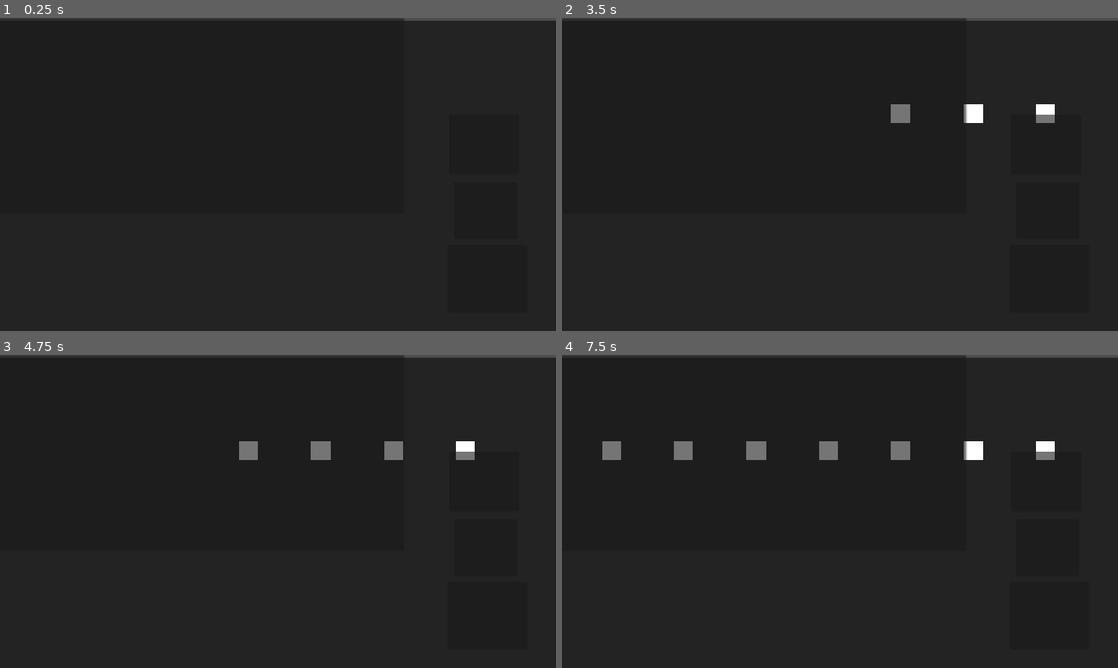
Above: before the commit, frames 1-4 (two rows, left to right).
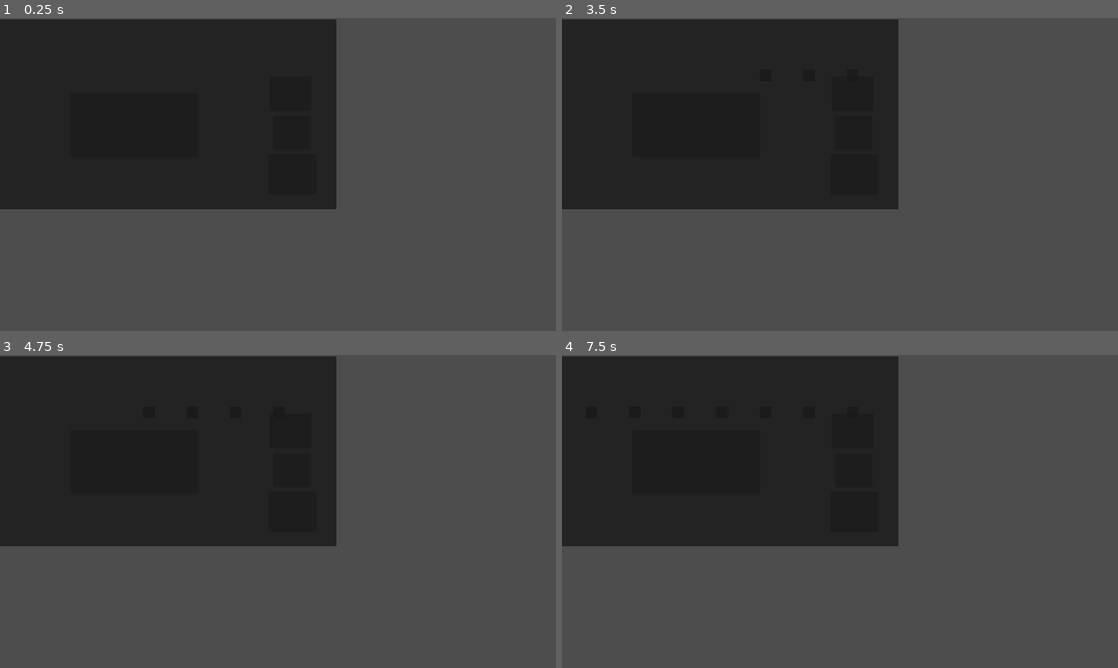
Above: after the commit, the same moments.

Repository: Josedecald/Logistica
Game: Godot game, scene res://scenes/game/Game.tscn
Two runs of this game, one before a commit and one after it. Both use one fixed random seed, a clock stepped at 60 frames per second and the inputs below. This scene is started directly instead of the project's main scene.
Inputs (mouse positions are in pixels of both pictures, inside the frame that each line leads up to; where the layout moved, square brackets give the same spot in the first picture):
- Up to frame 1 (0.25 s): no input
- Up to frame 2 (3.5 s): tap Enter at 0.5 s; move the mouse to (1045, 146) at 0.52 s; click (1045, 146) at 0.67 s; click (862, 74) [1062, 111] at 1.25 s; click (873, 74) at 2.02 s; click (840, 74) at 2.77 s
- Up to frame 3 (4.75 s): click (244, 411) at 3.52 s; click (216, 411) at 4.27 s
- Up to frame 4 (7.5 s): click (745, 411) at 5.02 s; click (712, 411) at 5.77 s; click (678, 411) at 6.52 s; click (645, 411) at 7.27 s

The runs differ from the first frame. In frame 1, 63% of the frame differs, in the area x 0-100%, y 0-100%; in frame 2, 63%; in frame 3, 63%; in frame 4, 64%.

Commit message:
Se agrega v0.1 del expediente de almas

Diff:
--- /dev/null
+++ b/Scripts/data/case_file.gd
@@ -0,0 +1,12 @@
+extends Resource
+class_name CaseFile
+
+@export var nombre: String
+@export var edad: int
+@export var profesion: String
+@export var causa_defuncion: String
+
+@export var incidentes: Array[String] = []
+@export var atenuantes: Array[String] = []
+@export var agravantes: Array[String] = []
+@export var observaciones: Array[String] = []
--- /dev/null
+++ b/Scripts/objects/case_file_window.gd
@@ -0,0 +1,40 @@
+extends Control
+class_name CaseFileWindow
+
+@onready var nombre_label: Label = $CenterContainer/PanelContainer/VBoxContainer/NombreLabel
+@onready var edad_label: Label = $CenterContainer/PanelContainer/VBoxContainer/EdadLabel
+@onready var profesion_label: Label = $CenterContainer/PanelContainer/VBoxContainer/ProfesionLabel
+@onready var causa_label: Label = $CenterContainer/PanelContainer/VBoxContainer/CausaLabel
+
+@onready var incidentes_list: VBoxContainer = $CenterContainer/PanelContainer/VBoxContainer/IncidentesList
+@onready var atenuantes_list: VBoxContainer = $CenterContainer/PanelContainer/VBoxContainer/AtenuantesList
+@onready var agravantes_list: VBoxContainer = $CenterContainer/PanelContainer/VBoxContainer/AgravantesList
+
+@onready var close_button: Button = $CenterContainer/PanelContainer/VBoxContainer/CloseButton
+
+func _ready() -> void:
+	visible = false
+	close_button.pressed.connect(_on_close_pressed)
+
+func show_case_file(case_file: CaseFile) -> void:
+	nombre_label.text = "Nombre: %s" % case_file.nombre
+	edad_label.text = "Edad: %d" % case_file.edad
+	profesion_label.text = "Profesión: %s" % case_file.profesion
+	causa_label.text = "Causa de defunción: %s" % case_file.causa_defuncion
+
+	_fill_list(incidentes_list, case_file.incidentes)
+	_fill_list(atenuantes_list, case_file.atenuantes)
+	_fill_list(agravantes_list, case_file.agravantes)
+
+	visible = true
+
+func _fill_list(container: VBoxContainer, items: Array[String]) -> void:
+	for child in container.get_children():
+		child.queue_free()
+	for item in items:
+		var label := Label.new()
+		label.text = "• %s" % item
+		container.add_child(label)
+
+func _on_close_pressed() -> void:
+	visible = false
--- a/Scripts/objects/conveyor.gd
+++ b/Scripts/objects/conveyor.gd
@@ -1,6 +1,7 @@
 extends Panel
+class_name Conveyor
 
-class_name Conveyor
+signal container_created(container: SoulContainer)
 
 @export var speed := 150.0
 @export var spawn_interval := 2.0
@@ -9,14 +10,26 @@
 var conveyor_queue: Array[SoulContainer] = []
 
 @export var soul_container_scene: PackedScene
-@onready var spawn_point: Marker2D= $SpawnPoint
+@onready var spawn_point: Marker2D = $SpawnPoint
+@onready var stop_point: Marker2D = $StopPoint
 
 func _ready() -> void:
 	pass
 
 func _process(delta: float) -> void:
-	for container in conveyor_queue:
+	for i in conveyor_queue.size():
+		var container = conveyor_queue[i]
 		container.position.x -= speed * delta
+
+		var min_x: float
+		if i == 0:
+			min_x = stop_point.position.x
+		else:
+			min_x = conveyor_queue[i - 1].position.x + container_spacing
+
+		if container.position.x < min_x:
+			container.position.x = min_x
+
 	elapsed += delta
 	while elapsed >= spawn_interval:
 		if can_spawn_container():
@@ -31,14 +44,17 @@
 		add_child(new_container)
 		conveyor_queue.append(new_container)
 		new_container.position = spawn_point.position
+		container_created.emit(new_container)
 
 func can_spawn_container() -> bool:
-
 	if conveyor_queue.is_empty():
 		return true
 	var spawn_x = spawn_point.position.x
-	var last_container_x= conveyor_queue[-1].position.x
+	var last_container_x = conveyor_queue[-1].position.x
 	var distance = spawn_x - last_container_x
 	if distance > container_spacing:
 		return true
 	return false
+
+func remove_container(container: SoulContainer) -> void:
+	conveyor_queue.erase(container)
--- a/Scripts/objects/soul_container.gd
+++ b/Scripts/objects/soul_container.gd
@@ -1,8 +1,24 @@
 extends Button
-
 class_name SoulContainer
 
+signal selected(container: SoulContainer)
 
 var case_file
 var container_id := ""
 var state
+var is_selected := false
+
+@onready var state_overlay: ColorRect = $StateOverlay
+
+func _ready() -> void:
+	state_overlay.visible = false
+	pressed.connect(_on_pressed)
+
+func _on_pressed() -> void:
+	set_selected(!is_selected)
+	selected.emit(self)
+
+func set_selected(value: bool) -> void:
+	is_selected = value
+	state_overlay.visible = is_selected
+	state_overlay.color = Color(1, 1, 0, 0.35)
--- /dev/null
+++ b/Scripts/systems/game.gd
@@ -0,0 +1,40 @@
+extends Control
+
+var selected_container: SoulContainer = null
+
+@onready var conveyor: Conveyor = $World/Conveyor
+@onready var gates: Control = $World/Gates
+@onready var windows: Control = $Windows
+
+var case_file_window: CaseFileWindow
+
+func _ready() -> void:
+	for gate in gates.get_children():
+		if gate is Gate:
+			gate.gate_clicked.connect(_on_gate_clicked)
+	conveyor.container_created.connect(_register_container)
+
+	var case_file_window_scene := preload("res://scenes/ui/case_file_window.tscn")
+	case_file_window = case_file_window_scene.instantiate()
+	windows.add_child(case_file_window)
+
+func _register_container(container: SoulContainer) -> void:
+	container.selected.connect(_on_container_selected)
+
+func _on_container_selected(container: SoulContainer) -> void:
+	if selected_container and selected_container != container:
+		selected_container.set_selected(false)
+
+	if container.is_selected:
+		selected_container = container
+		case_file_window.show_case_file(container.case_file)
+	else:
+		selected_container = null
+
+func _on_gate_clicked(destino: Gate.Destino, gate: Gate) -> void:
+	if selected_container == null:
+		return
+	conveyor.remove_container(selected_container)
+	gate.receive_container(selected_container)
+	case_file_window.visible = false
+	selected_container = null
--- a/project.godot
+++ b/project.godot
@@ -17,6 +17,8 @@
 
 [display]
 
+window/size/viewport_width=1920
+window/size/viewport_height=1080
 window/stretch/mode="canvas_items"
 window/stretch/aspect="expand"
 
--- a/scenes/game/Game.tscn
+++ b/scenes/game/Game.tscn
@@ -1,5 +1,6 @@
 [gd_scene format=3 uid="uid://g1ebbbqcpcm1"]
 
+[ext_resource type="Script" uid="uid://c1rhsd15x6fd7" path="res://Scripts/systems/game.gd" id="1_7qcb4"]
 [ext_resource type="PackedScene" uid="uid://d05ijpvodng2f" path="res://scenes/objects/conveyor.tscn" id="1_vrspl"]
 [ext_resource type="PackedScene" uid="uid://gpfau5c8s6dg" path="res://scenes/objects/storage.tscn" id="2_7qcb4"]
 [ext_resource type="PackedScene" uid="uid://bp8h4b6ukcwpv" path="res://scenes/objects/gates.tscn" id="3_lyhax"]
@@ -12,6 +13,7 @@
 offset_top = 1.0
 offset_right = -3484.3843
 offset_bottom = -2341.352
+script = ExtResource("1_7qcb4")
 
 [node name="Background" type="ColorRect" parent="." unique_id=830136191]
 layout_mode = 0
@@ -29,9 +31,19 @@
 [node name="Conveyor" parent="World" unique_id=1990395732 instance=ExtResource("1_vrspl")]
 layout_mode = 0
 anchors_preset = 0
+anchor_right = 0.0
+anchor_bottom = 0.0
+offset_left = 0.0
+offset_top = 0.0
+offset_right = 4.0
+offset_bottom = 37.439972
 
 [node name="Storage" parent="World" unique_id=111381246 instance=ExtResource("2_7qcb4")]
 layout_mode = 0
+offset_left = 258.0
+offset_top = 258.0
+offset_right = 702.0
+offset_bottom = 479.0
 
 [node name="Gates" parent="World" unique_id=1350567159 instance=ExtResource("3_lyhax")]
 layout_mode = 0
--- a/scenes/objects/conveyor.tscn
+++ b/scenes/objects/conveyor.tscn
@@ -18,3 +18,6 @@
 
 [node name="SpawnPoint" type="Marker2D" parent="." unique_id=259935331]
 position = Vector2(1074, 177)
+
+[node name="StopPoint" type="Marker2D" parent="." unique_id=735467379]
+position = Vector2(0, 177)
--- a/scenes/objects/soul_container.tscn
+++ b/scenes/objects/soul_container.tscn
@@ -3,11 +3,10 @@
 [ext_resource type="Script" uid="uid://bvejmuoclabvs" path="res://Scripts/objects/soul_container.gd" id="1_p12tj"]
 
 [node name="SoulContainer" type="Button" unique_id=1553828041]
-anchors_preset = -1
-anchor_right = 0.007
-anchor_bottom = 0.012
-offset_right = 31.936
-offset_bottom = 32.224
+offset_right = 40.0
+offset_bottom = 40.0
+pivot_offset = Vector2(40, 40)
+offset_transform_enabled = true
 script = ExtResource("1_p12tj")
 
 [node name="Background" type="Panel" parent="." unique_id=1256755065]
--- /dev/null
+++ b/scenes/ui/case_file_window.tscn
@@ -0,0 +1,66 @@
+[gd_scene format=3 uid="uid://bnim7qe5erpho"]
+
+[ext_resource type="Script" uid="uid://d1i83c8b8bhfh" path="res://Scripts/objects/case_file_window.gd" id="1_phobf"]
+
+[node name="CaseFIleWindow" type="Control" unique_id=1993331961]
+clip_contents = true
+layout_mode = 3
+anchors_preset = 15
+anchor_right = 1.0
+anchor_bottom = 1.0
+grow_horizontal = 2
+grow_vertical = 2
+script = ExtResource("1_phobf")
+
+[node name="ColorRect" type="ColorRect" parent="." unique_id=192635431]
+layout_mode = 1
+anchors_preset = 15
+anchor_right = 1.0
+anchor_bottom = 1.0
+grow_horizontal = 2
+grow_vertical = 2
+color = Color(0, 0, 0, 0.23137255)
+
+[node name="CenterContainer" type="CenterContainer" parent="." unique_id=321939654]
+layout_mode = 0
+offset_right = 40.0
+offset_bottom = 40.0
+
+[node name="PanelContainer" type="PanelContainer" parent="CenterContainer" unique_id=1718226450]
+layout_mode = 2
+
+[node name="VBoxContainer" type="VBoxContainer" parent="CenterContainer/PanelContainer" unique_id=1540641117]
+layout_mode = 2
+
+[node name="NombreLabel" type="Label" parent="CenterContainer/PanelContainer/VBoxContainer" unique_id=1106520808]
+layout_mode = 2
+
+[node name="EdadLabel" type="Label" parent="CenterContainer/PanelContainer/VBoxContainer" unique_id=761347385]
+layout_mode = 2
+
+[node name="ProfesionLabel" type="Label" parent="CenterContainer/PanelContainer/VBoxContainer" unique_id=1159266176]
+layout_mode = 2
+
+[node name="CausaLabel" type="Label" parent="CenterContainer/PanelContainer/VBoxContainer" unique_id=1629499081]
+layout_mode = 2
+
+[node name="IncidentesLabel" type="Label" parent="CenterContainer/PanelContainer/VBoxContainer" unique_id=1173950072]
+layout_mode = 2
+
+[node name="IncidentesList" type="VBoxContainer" parent="CenterContainer/PanelContainer/VBoxContainer" unique_id=1803316973]
+layout_mode = 2
+
+[node name="AtenuantesLabel" type="Label" parent="CenterContainer/PanelContainer/VBoxContainer" unique_id=244333980]
+layout_mode = 2
+
+[node name="AtenuantesList" type="VBoxContainer" parent="CenterContainer/PanelContainer/VBoxContainer" unique_id=1432147762]
+layout_mode = 2
+
+[node name="AgravantesLabel" type="Label" parent="CenterContainer/PanelContainer/VBoxContainer" unique_id=1677270546]
+layout_mode = 2
+
+[node name="AgravantesList" type="VBoxContainer" parent="CenterContainer/PanelContainer/VBoxContainer" unique_id=1766500575]
+layout_mode = 2
+
+[node name="CloseButton" type="Button" parent="CenterContainer/PanelContainer/VBoxContainer" unique_id=693901103]
+layout_mode = 2
Not shown, added: Scripts/data/case_file.gd.uid
Not shown, added: Scripts/objects/case_file_window.gd.uid
Not shown, added: Scripts/systems/game.gd.uid
